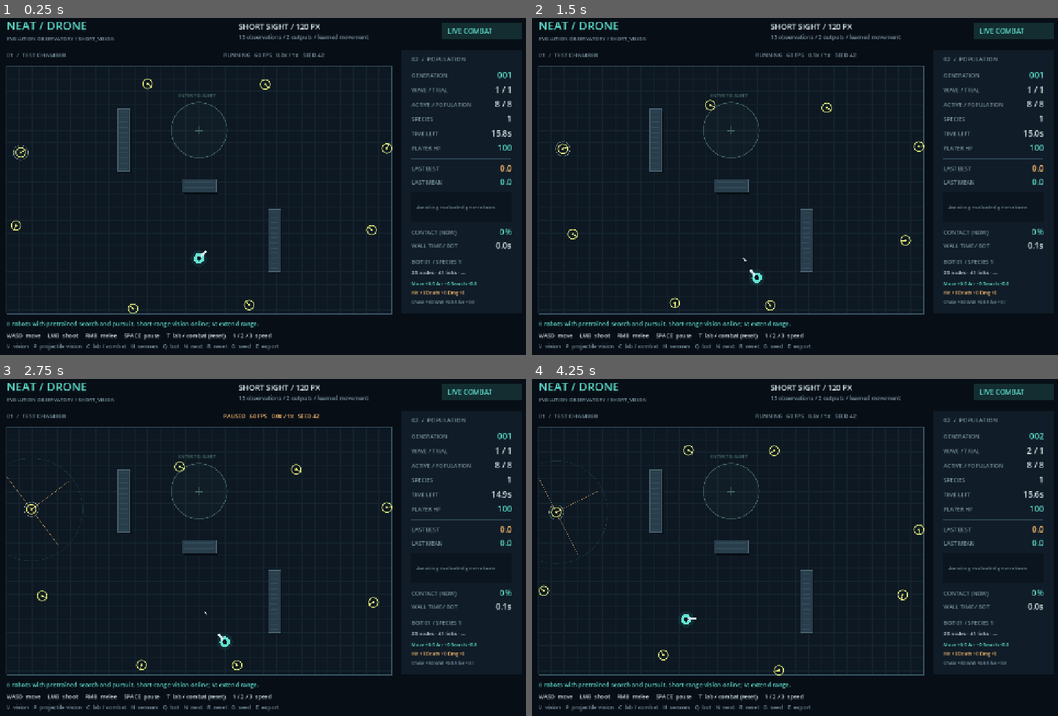
Above: before the commit, frames 1-4 (two rows, left to right).
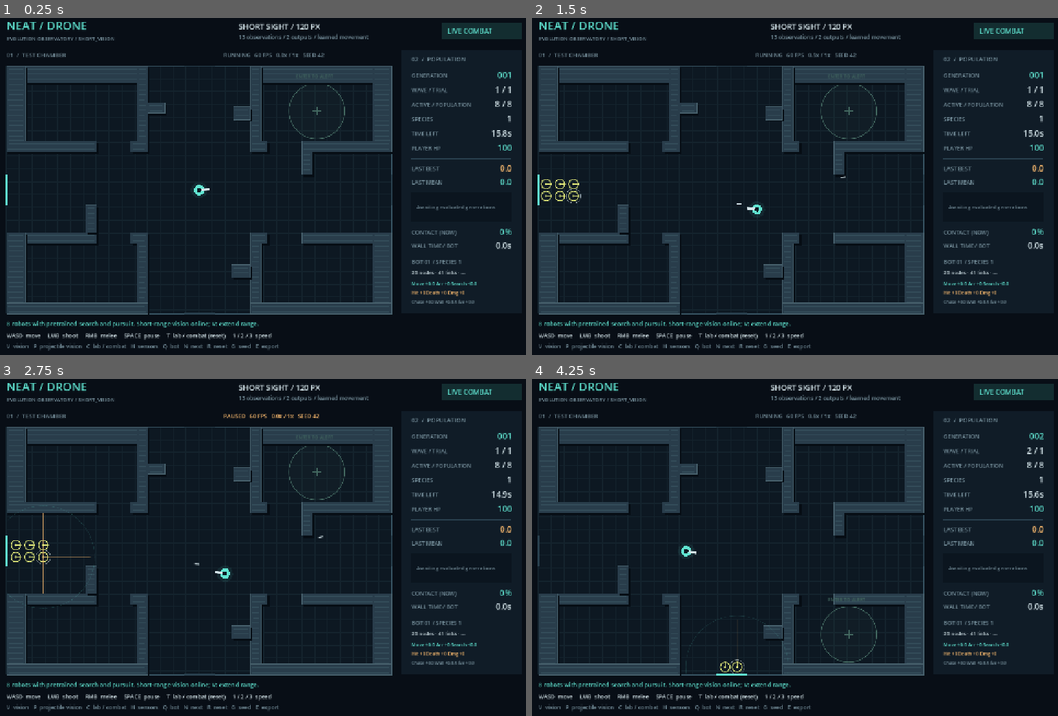
Above: after the commit, the same moments.

Repository: McTre/NEATDrone
Game: Godot game, scene res://scenes/arena.tscn
The game is run twice, just before and just after one commit, with the same random seed, the same clock (stepped at 60 frames per second) and the same inputs.
Inputs (mouse positions are in pixels of both pictures, inside the frame that each line leads up to):
- Up to frame 1 (0.25 s): no input
- Up to frame 2 (1.5 s): tap Enter at 0.5 s; move the mouse to (921, 166) at 0.52 s; hold D 0.53-1.28 s; tap C at 0.6, 1.35 s; click (921, 166) at 0.67 s; tap Space at 0.77, 1.25 s; move the mouse to (689, 199) at 1.27 s; hold S from 1.28 s (still down); click (689, 199) at 1.42 s
- Up to frame 3 (2.75 s): tap Space at 1.52 s; tap Enter at 2 s; move the mouse to (320, 469) at 2.02 s; release S at 2.03 s; hold D from 2.03 s (still down); tap H at 2.1 s; click (320, 469) at 2.17 s; tap C at 2.3 s
- Up to frame 4 (4.25 s): tap Space at 2.75, 3.02, 3.77 s; move the mouse to (773, 614) at 2.77 s; release D at 2.78 s; hold W 2.78-3.53 s; tap R at 2.85 s; click (773, 614) at 2.92 s; tap C at 3.05, 3.8 s; tap Enter at 3.5 s; move the mouse to (963, 598) at 3.52 s; hold A from 3.53 s (still down); tap N at 3.6 s; click (963, 598) at 3.67 s

The runs differ from the first frame. In frame 1, 13% of the frame differs, in the area x 1-75%, y 14-89%; in frame 2, 14%; in frame 3, 14%, in the area x 1-97%, y 14-89%; in frame 4, 14%.

Commit message:
Add four-room arena with randomized shared swarm entrances

Diff:
--- a/scripts/arena.gd
+++ b/scripts/arena.gd
@@ -119,7 +119,7 @@
 		var offset = ((wave - 1) * count) % evolution.population.size() if deployment else 0
 		for i in range(count):
 			active.append(evolution.population[(offset + i) % evolution.population.size()])
-		sim.setup(active, Vector2(450, 150))
+		sim.setup_combat(active, seed_value, wave)
 		banner = "Enter the cyan circle to trigger a facility alert. V: request vision at next generation."
 		if evolution.pretrained_generations > 0:
 			banner = "%d robots with pretrained search and pursuit. Short-range vision online; V: extend range." % count
@@ -362,6 +362,11 @@
 	for y in range(0, 581, 30):
 		draw_line(Vector2(0, y), Vector2(Sim.SIZE.x, y), Color("14232d"))
 	draw_rect(Rect2(Vector2.ZERO, Sim.SIZE), Color("385463"), false, 2)
+	if sim.room_layout:
+		for i in range(Sim.RoomLayout.ENTRIES.size()):
+			var door: Vector2 = Sim.RoomLayout.ENTRIES[i]
+			var tangent: Vector2 = Sim.RoomLayout.DIRECTIONS[i].orthogonal() * 36
+			draw_line(door - tangent, door + tangent, CYAN if i == sim.entry_index else Color("29404e"), 5)
 	var alert_color = CYAN if sim.alert_active else Color("436860")
 	draw_circle(sim.alert, Sim.ALERT_RADIUS, Color(alert_color, 0.07))
 	draw_arc(sim.alert, Sim.ALERT_RADIUS, 0, TAU, 64, alert_color, 1.5, true)
@@ -377,6 +382,8 @@
 	for i in range(sim.robots.size()):
 		var robot = sim.robots[i]
 		var pos: Vector2 = robot.position
+		if robot.get("incoming", false) and not Rect2(Vector2.ONE * Sim.ROBOT_RADIUS, Sim.SIZE - Vector2.ONE * Sim.ROBOT_RADIUS * 2).has_point(pos):
+			continue
 		if robot.health <= 0:
 			draw_line(pos - Vector2(4, 4), pos + Vector2(4, 4), Color("45505a"))
 			draw_line(pos - Vector2(4, -4), pos + Vector2(4, -4), Color("45505a"))
--- /dev/null
+++ b/scripts/room_layout.gd
@@ -0,0 +1,17 @@
+extends RefCounted
+## Hand-built geometry based on Levels/Sampple.bmp, in existing arena coordinates.
+const ALERTS = [Vector2(175, 105), Vector2(725, 105), Vector2(175, 485), Vector2(725, 485)]
+const ENTRIES = [Vector2(0, 290), Vector2(900, 290), Vector2(450, 0), Vector2(450, 580)]
+const DIRECTIONS = [Vector2.RIGHT, Vector2.LEFT, Vector2.DOWN, Vector2.UP]
+const WALLS = [
+	Rect2(0, 0, 330, 40), Rect2(0, 0, 45, 200), Rect2(305, 0, 25, 175),
+	Rect2(0, 175, 210, 25), Rect2(290, 175, 40, 25),
+	Rect2(570, 0, 330, 40), Rect2(570, 0, 25, 175), Rect2(855, 0, 45, 200),
+	Rect2(570, 175, 40, 25), Rect2(690, 175, 210, 25),
+	Rect2(0, 390, 210, 25), Rect2(290, 390, 40, 25),
+	Rect2(0, 390, 45, 190), Rect2(305, 415, 25, 160), Rect2(0, 555, 330, 25),
+	Rect2(570, 390, 40, 25), Rect2(690, 390, 210, 25),
+	Rect2(570, 415, 25, 160), Rect2(855, 390, 45, 190), Rect2(570, 555, 330, 25),
+	Rect2(330, 85, 40, 25), Rect2(530, 95, 40, 30),
+	Rect2(690, 200, 25, 55), Rect2(185, 325, 25, 65), Rect2(525, 465, 45, 30),
+]
--- a/scripts/simulation.gd
+++ b/scripts/simulation.gd
@@ -19,6 +19,10 @@
 const DEATH_PENALTY = -35.0
 const HIT_PENALTY = -12.0
 const NAVIGATION_WEIGHT = 0.08
+const RoomLayout = preload("res://scripts/room_layout.gd")
+var room_layout = false
+var entry_index = 0
+var room_index = 0
 
 var walls: Array[Rect2] = [
 	Rect2(260, 100, 28, 145), Rect2(612, 335, 28, 145),
@@ -50,6 +54,8 @@
 var fire_interval = 0.28
 
 func setup(genomes: Array, target: Vector2, spawn: Vector2 = Vector2(-1, -1), laboratory: bool = false) -> void:
+	room_layout = false
+	walls.assign([Rect2(260, 100, 28, 145), Rect2(612, 335, 28, 145), Rect2(410, 265, 80, 30)])
 	robots.clear()
 	bullets.clear()
 	alert = target
@@ -93,6 +99,38 @@
 				"damage": 0.0, "wall": 0.0, "death": 0.0, "pursuit": 0.0,
 				"search": 0.0, "injury": 0.0}})
 
+func setup_combat(genomes: Array, seed_value: int, wave: int) -> void:
+	var layout_rng = RandomNumberGenerator.new()
+	layout_rng.seed = seed_value * 1000003 + wave * 7919
+	var entrance = layout_rng.randi_range(0, 3)
+	var room = layout_rng.randi_range(0, 3)
+	setup(genomes, RoomLayout.ALERTS[room])
+	room_layout = true
+	entry_index = entrance
+	room_index = room
+	walls.assign(RoomLayout.WALLS)
+	player = Vector2(450, 290)
+	var direction: Vector2 = RoomLayout.DIRECTIONS[entry_index]
+	var doorway: Vector2 = RoomLayout.ENTRIES[entry_index]
+	for i in range(robots.size()):
+		var robot = robots[i]
+		robot.position = doorway - direction * (35.0 + (i / 2) * 32.0) + direction.orthogonal() * (-14.0 if i % 2 == 0 else 14.0)
+		robot.heading = direction
+		robot.incoming = true
+		robot.entry_distance = 44.0 + (ceili(robots.size() / 2.0) - 1 - i / 2) * 32.0
+		robot.start_distance = robot.position.distance_to(alert)
+
+func enter_arena(robot: Dictionary, delta: float) -> void:
+	var direction: Vector2 = RoomLayout.DIRECTIONS[entry_index]
+	var candidate: Vector2 = robot.position + direction * ROBOT_SPEED * delta
+	if robot_space_free(candidate, robot):
+		robot.position = candidate
+		robot.velocity = direction * ROBOT_SPEED
+	# The hidden entry corridor uses fixed ingress; NEAT takes over inside.
+	if (robot.position - RoomLayout.ENTRIES[entry_index]).dot(direction) >= robot.entry_distance:
+		robot.incoming = false
+		robot.velocity = Vector2.ZERO
+
 func robot_space_free(point: Vector2, except_robot = null) -> bool:
 	for other in robots:
 		if other == except_robot or other.health <= 0:
@@ -336,12 +374,17 @@
 			melee_cooldown = 0.55
 			melee_flash = 0.14
 			for robot in robots:
+				if robot.get("incoming", false) and not Rect2(Vector2.ZERO, SIZE).has_point(robot.position):
+					continue
 				var direction: Vector2 = robot.position - player
 				if direction.length() < 64 and direction.normalized().dot(aim) > 0.25:
 					if ray_distance(player, direction.normalized(), direction.length()) >= direction.length() - 0.01:
 						hurt_robot(robot, 2.0)
 	for robot in robots:
 		if robot.health <= 0:
+			continue
+		if robot.get("incoming", false):
+			enter_arena(robot, delta)
 			continue
 		var inputs = observations(robot)
 		var output: Vector2 = robot.genome.activate(inputs)
--- /dev/null
+++ b/tests/room_layout.gd
@@ -0,0 +1,45 @@
+extends SceneTree
+const Sim = preload("res://scripts/simulation.gd")
+class Policy extends RefCounted:
+	var input_ids: Array = range(9)
+	var direction = Vector2.RIGHT
+	func activate(_inputs):
+		return direction
+
+func _initialize() -> void:
+	var sim = Sim.new()
+	var policies: Array = []
+	for i in range(16):
+		policies.append(Policy.new())
+	var entries = {}
+	var rooms = {}
+	for wave in range(1, 33):
+		sim.setup_combat(policies, 42, wave)
+		entries[sim.entry_index] = true
+		rooms[sim.room_index] = true
+		var entry: int = sim.entry_index
+		var room: int = sim.room_index
+		assert(not sim.blocked(sim.player, Sim.PLAYER_RADIUS))
+		assert(not sim.blocked(sim.alert, Sim.ALERT_RADIUS), "Alert circle must fit in its room")
+		for robot in sim.robots:
+			assert(not Rect2(Vector2.ZERO, Sim.SIZE).has_point(robot.position))
+			assert(robot.incoming)
+		sim.setup_combat(policies, 42, wave)
+		assert(sim.entry_index == entry and sim.room_index == room, "Wave draws must be reproducible")
+		for policy in policies:
+			policy.direction = Sim.RoomLayout.DIRECTIONS[entry]
+		for tick in range(240):
+			sim.step(Sim.STEP)
+			for i in range(sim.robots.size()):
+				var robot = sim.robots[i]
+				if Rect2(Vector2.ONE * Sim.ROBOT_RADIUS, Sim.SIZE - Vector2.ONE * Sim.ROBOT_RADIUS * 2).has_point(robot.position):
+					assert(not sim.blocked(robot.position, Sim.ROBOT_RADIUS))
+				for j in range(i):
+					assert(robot.position.distance_to(sim.robots[j].position) >= 22 - 0.001)
+		for robot in sim.robots:
+			assert(not robot.incoming, "Whole swarm must be able to enter its shared doorway")
+	assert(entries.size() == 4 and rooms.size() == 4)
+	sim.setup(policies, Vector2(450, 150), Vector2(100, 100), true)
+	assert(not sim.room_layout and sim.walls.size() == 3, "Lab retains its independent layout")
+	print("ROOM LAYOUT: four entrances/rooms, deterministic waves, hidden spawns, non-overlapping ingress and lab reset passed")
+	quit()
Not shown, added: scripts/room_layout.gd.uid
Not shown, added: tests/room_layout.gd.uid
Not shown, changed: README.md
Not shown, changed: tools/test-web.ps1
